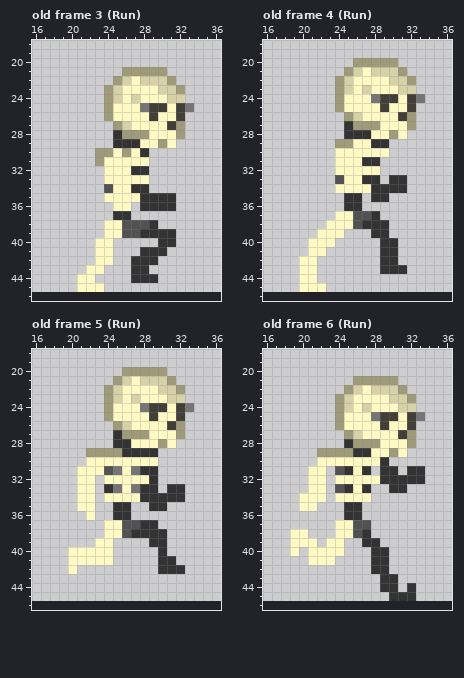
File history of a pixel-art file, AsespriteFiles/Player.aseprite. The picture above was drawn from the file before the commit.
40x32 pixels, 26 frames. Colours within 5 levels of each other are drawn and written as one. Shown: old frame 3 (Run): x 16..36, y 18..46; old frame 4 (Run): x 16..36, y 18..46; old frame 5 (Run): x 16..36, y 18..46; old frame 6 (Run): x 16..36, y 18..46. The old version is drawn lined up with the new one, on the new canvas. The commit also changed other frames, which this record leaves out.
And afterwards:
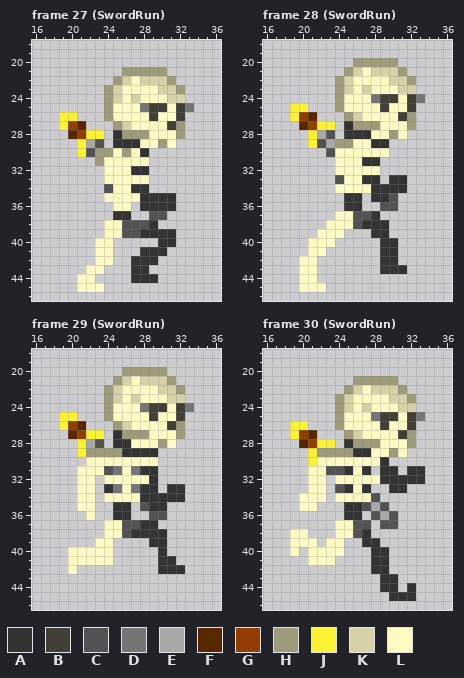
Palette (. is transparent): A #333333  B #423f38  C #525252  D #757575  E #a8a8a8  F #582700  G #913f00  H #9e9a7a  J #fbf236  K #d6d1a7  L #fff9c4
A new or re-ordered frame is compared with the old frame closest to it.
What changed:
canvas 40x32 -> 60x60, the old top-left corner now at 10,14
frames 26 -> 44
Frame 27 (SwordRun) is new; against old frame 3 (Run):
Colour C now appears in row 29 at x 23; in row 30 at x 22; in row 37 at x 29 to 30.
Colour E now appears in row 29 at x 22.
Colour F now appears in row 27 at x 21; in row 28 at x 20.
Colour G now appears in row 27 at x 20; in row 28 at x 21.
Colour J now appears in row 26 at x 19 to 20; in row 27 at x 19; in row 28 at x 22 to 23; in rows 29 to 30 at x 21.
Frame 28 (SwordRun) is new; against old frame 4 (Run):
Colour C now appears in row 28 at x 23; in row 29 at x 22; in row 30 at x 23; in row 35 at x 30; in row 36 at x 29 to 30.
Colour E now appears in row 28 at x 22; in row 29 at x 23.
Colour F now appears in row 26 at x 21; in row 27 at x 20.
Colour G now appears in row 26 at x 20; in row 27 at x 21.
Colour J now appears in row 25 at x 19 to 20; in row 26 at x 19; in row 27 at x 22 to 23; in rows 28 to 29 at x 21.
Frame 29 (SwordRun) is new; against old frame 5 (Run):
Colour C now appears in row 28 at x 23; in row 35 at x 28; in row 36 at x 29 to 30.
Colour E now appears in row 28 at x 22.
Colour F now appears in row 26 at x 21; in row 27 at x 20.
Colour G now appears in row 26 at x 20; in row 27 at x 21.
Colour J now appears in row 25 at x 19 to 20; in row 26 at x 19; in row 27 at x 22 to 23; in rows 28 to 29 at x 21.
Frame 30 (SwordRun) is new; against old frame 6 (Run):
Colour C now appears in row 31 at x 23; in row 34 at x 28; in row 35 at x 27 and 29; in row 36 at x 28 and 30; in row 37 at x 29 to 30.
Colour E now appears in row 35 at x 28; in row 36 at x 29.
Colour F now appears in row 27 at x 21; in row 28 at x 20.
Colour G now appears in row 27 at x 20; in row 28 at x 21.
Colour J now appears in row 26 at x 19 to 20; in row 27 at x 19; in row 28 at x 22 to 23; in rows 29 to 30 at x 21.
Pixel boxes of the changes (left, top, right, bottom) in both pictures:
added: (59, 112, 104, 157)
added: (149, 211, 167, 220)
added: (290, 103, 335, 157)
added: (380, 193, 398, 211)
added: (59, 412, 104, 457)
added: (140, 502, 167, 520)
added: (290, 421, 398, 529)
